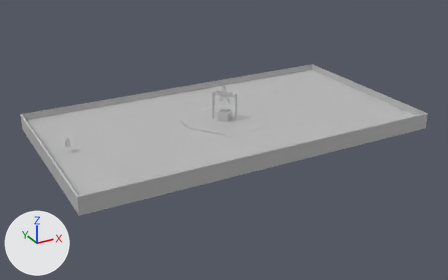
What one commit did to the FBX model UE4/Import/ArenaMain.fbx.
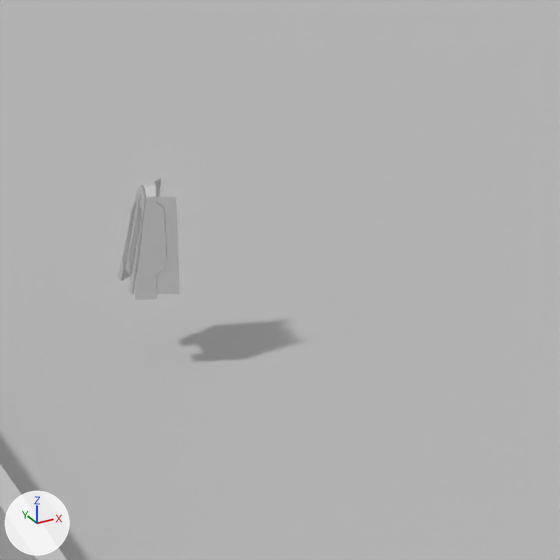
The first picture shows the older version from a camera (50 mm lens) standing at (-22.1, -40.0, 18.3) and looking at (-0.5, -0.9, -1.3). The close-ups show both versions on the part from 12% to 23% of the width and 44% to 61% of the height of that picture; other places that the commit changed are outside them. Lighting does not change. The marker at lower left points along +X, +Y and +Z. Where no turn or scale is listed for an object, it has been applied to the vertices.

Objects in the first close-up: 'Base_Cover', 'BattleFieldRef'.
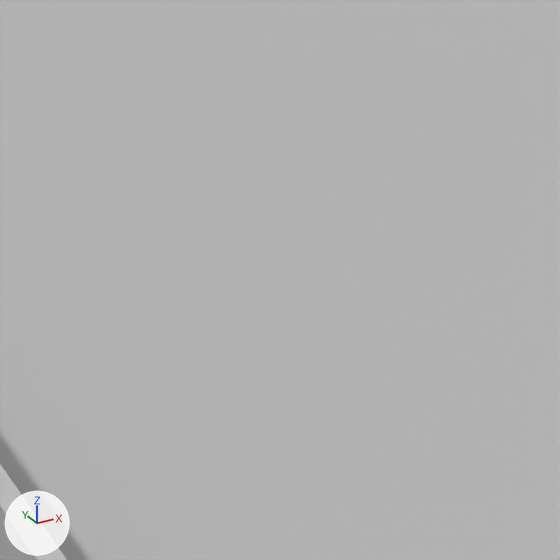
The change, as a list of edits to the scene's bpy script:
```text
Remove ob_base_cover:
    ob_base_cover = bpy.data.objects.new('Base_Cover', me_mesh_007)
    ob_base_cover.location = (-12.253, 0.0, 1.128)
```

Changed parts and their boxes (x1, y1, x2, y2) in the close-ups (560 x 560 px):
'Base_Cover', deleted
    before: (118, 178, 180, 300)
